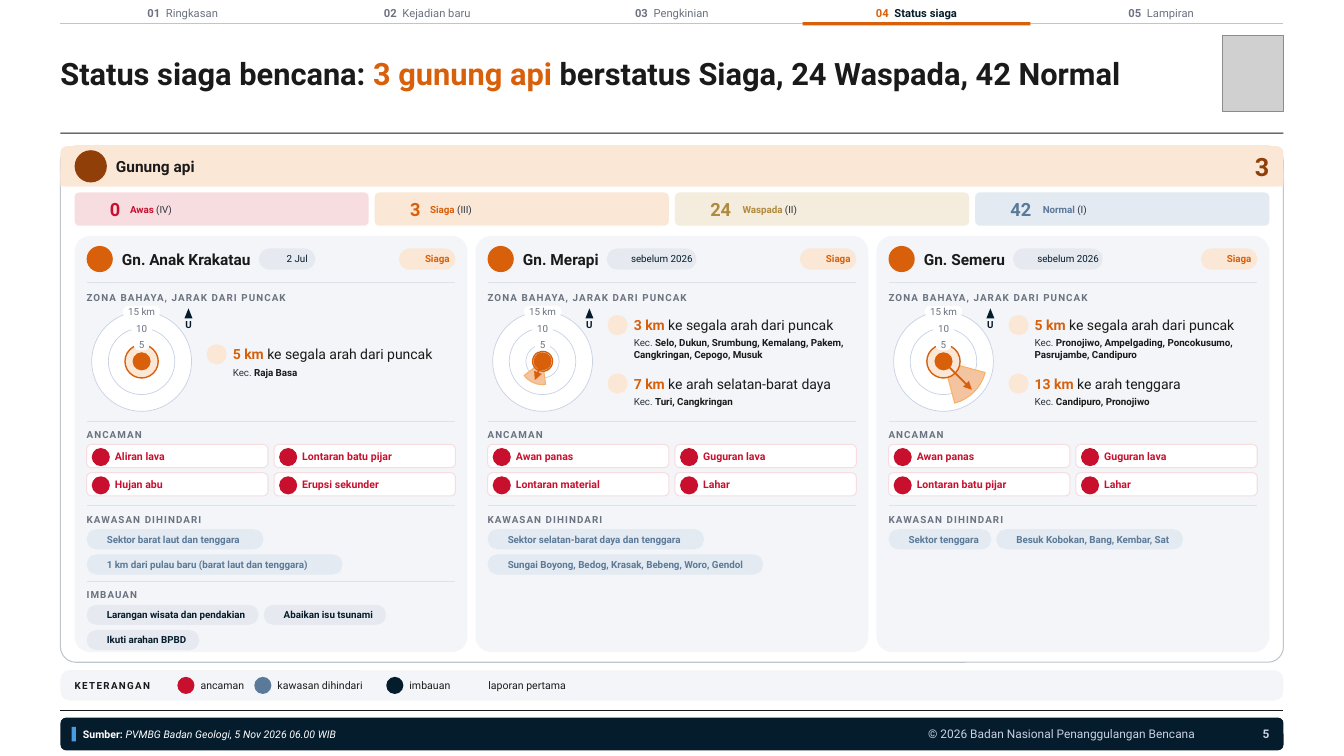
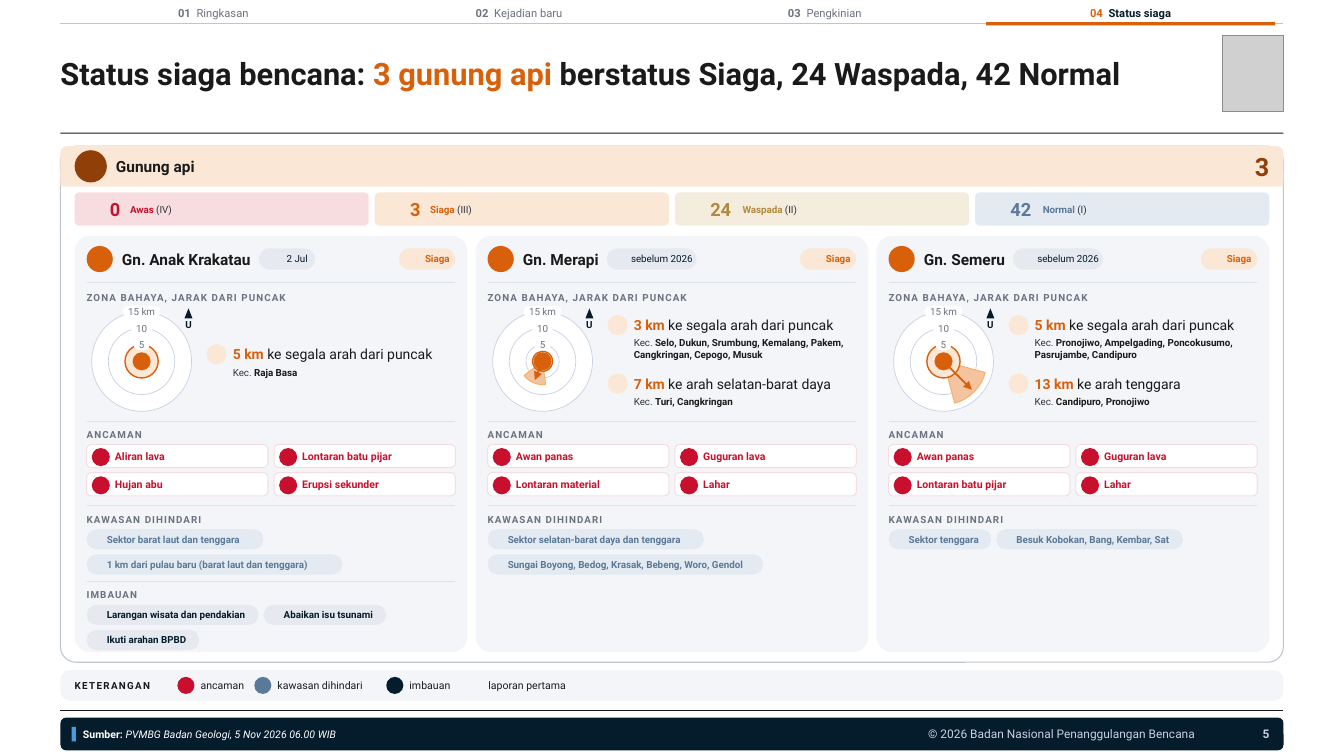
Before and after one commit to terasurbannetwork/poskokarhutla, a slide deck: slide 5 of data/laporan-bnpb/harian-2026-11-05/Laporan Kejadian Bencana Harian 051126.pptx. Drawn at 1344x756 pixels with LibreOffice and Linux fonts; fonts in the diff are those of the drawing; grey boxes stand for pictures; background and template pictures are left out. Boxes give left, top, right and bottom in pixels: in the first picture for what was removed or moved away, otherwise in the second. Text is boxed around its words. In the diff, an @@ line names an element or a change of style, - is before the commit and + after.

```diff
--- a/data/laporan-bnpb/harian-2026-11-05/Laporan Kejadian Bencana Harian 051126.pptx
+++ b/data/laporan-bnpb/harian-2026-11-05/Laporan Kejadian Bencana Harian 051126.pptx
@@ text "01 Ringkasan": place and size @@
-text "01 Ringkasan" at box(147, 8, 218, 20)
+text "01 Ringkasan" at box(178, 8, 249, 20)
@@ text "02 Kejadian baru": place and size @@
-text "02 Kejadian baru" at box(384, 8, 470, 20)
+text "02 Kejadian baru" at box(476, 8, 562, 20)
@@ text "03 Pengkinian": place and size @@
-text "03 Pengkinian" at box(635, 8, 709, 20)
+text "03 Pengkinian" at box(788, 9, 862, 20)
@@ text "04 Status siaga": place and size @@
-text "04 Status siaga" at box(876, 9, 957, 20)
+text "04 Status siaga" at box(1090, 9, 1171, 20)
@@ rectangle: place and size @@
-rectangle at box(803, 22, 1030, 25)
+rectangle at box(986, 22, 1275, 25)
@@ text removed at box(1128, 9, 1194, 19) @@
-05 Lampiran
```
Also in this commit, not shown: 4 other slides changed, 8 other files.
